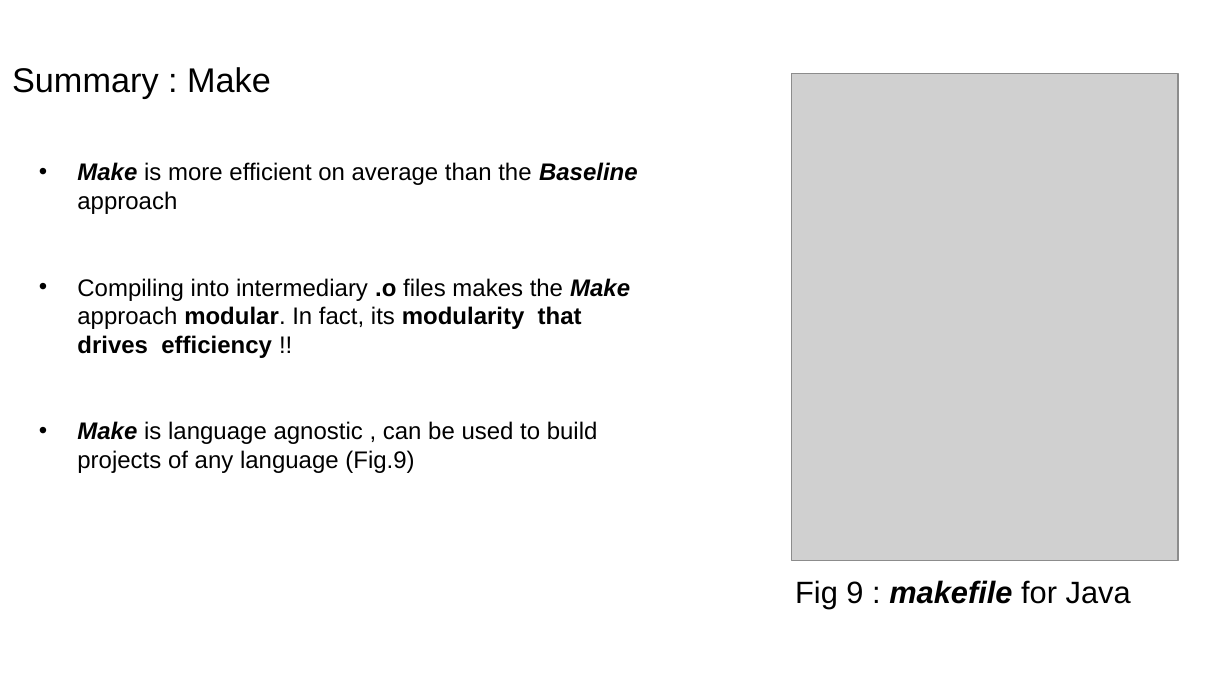
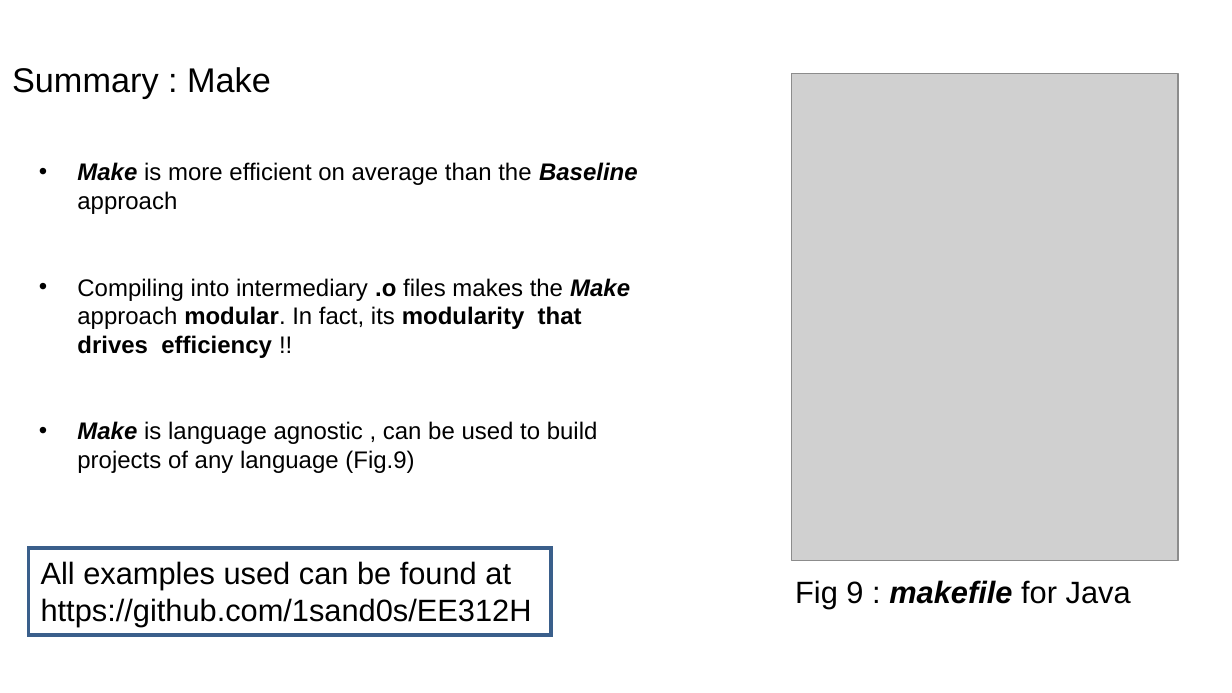
Before and after one commit to 1sand0s/EE312H, a slide deck: slide 13 of Jan24_Recitation/EE312H_Recitation_Jan24.pptx. Drawn at 1232x693 pixels with LibreOffice and Linux fonts; fonts in the diff are those of the drawing; grey boxes stand for pictures; background and template pictures are left out. Boxes give left, top, right and bottom in pixels: in the first picture for what was removed or moved away, otherwise in the second. Text is boxed around its words. In the diff, an @@ line names an element or a change of style, - is before the commit and + after.

Commit message:
updating ppt

```diff
--- a/Jan24_Recitation/EE312H_Recitation_Jan24.pptx
+++ b/Jan24_Recitation/EE312H_Recitation_Jan24.pptx
@@ rectangle added at box(28, 548, 551, 636), outline #3A5F8C 2 pt @@
@@ text added at box(41, 561, 532, 627), 18 pt, text #000000 @@
+All examples used can be found at https://github.com/1sand0s/EE312H
```
